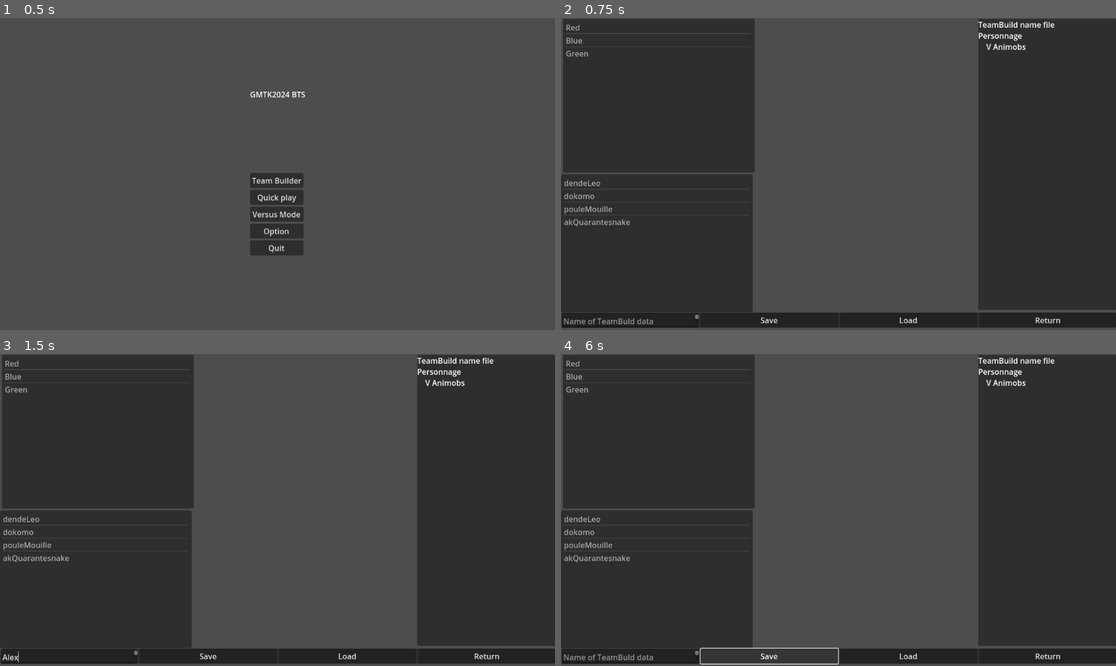
Above: before the commit, frames 1-4 (two rows, left to right).
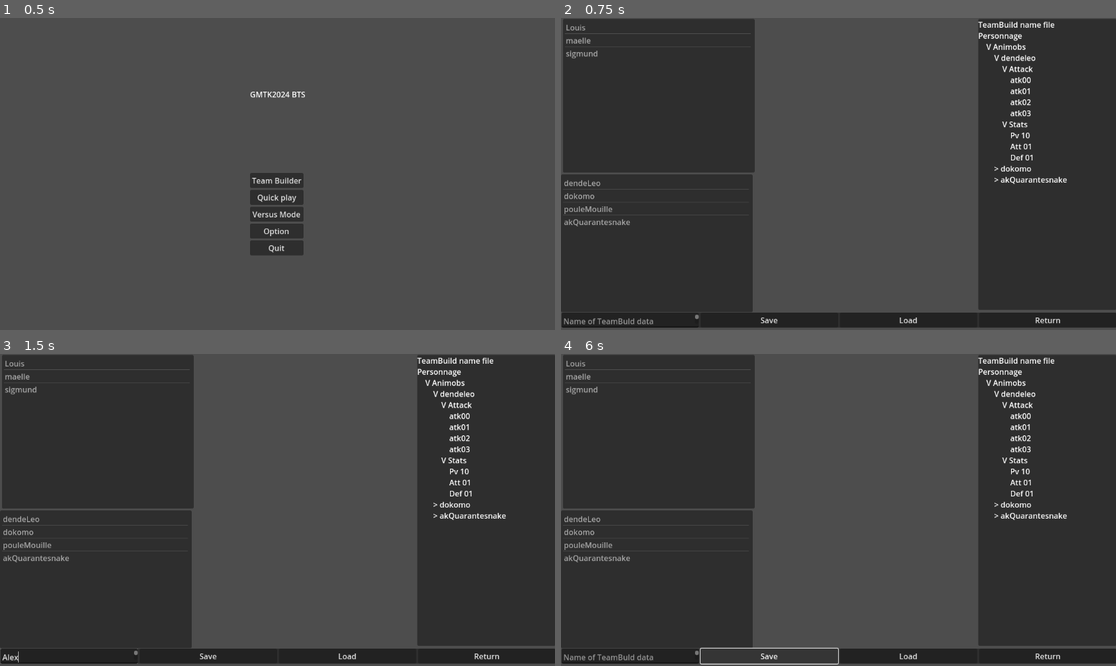
Above: after the commit, the same moments.

Repository: sassani134/GMTK2024_BTS
Game: Godot game, scene res://Scenes/start_scene.tscn
Two runs of this game, one before a commit and one after it. Both use one fixed random seed, a clock stepped at 60 frames per second and the inputs below.
Inputs (mouse positions are in pixels of both pictures, inside the frame that each line leads up to):
- Up to frame 1 (0.5 s): no input
- Up to frame 2 (0.75 s): click "Team Builder" at 0.5 s
- Up to frame 3 (1.5 s): click (66, 656) at 1.27 s; type "Alex" at 1.35 s
- Up to frame 4 (6 s): click "Return" at 2 s; click "Quick play" at 2.75 s; click "Quick play" at 3.5 s; click "Versus Mode" at 4.25 s; click "Team Builder" at 5 s; click "Save" at 5.75 s

Frame 1 is identical in both runs. In frame 2, 0.8% of the frame differs, in the area x 0-92%, y 2-54%; in frame 3, 0.8%; in frame 4, 0.8%.
Error in both runs: Attempt to call function 'list_dir_begin' in base 'null instance' on a null instance. (res://Scripts/item_list_character.gd:7)

Commit message:
Prototyping the save system

Diff:
--- a/Scenes/team_build_scene.tscn
+++ b/Scenes/team_build_scene.tscn
@@ -21,9 +21,9 @@
 offset_right = 402.0
 offset_bottom = 321.0
 item_count = 3
-item_0/text = "Red"
-item_1/text = "Blue"
-item_2/text = "Green"
+item_0/text = "Louis"
+item_1/text = "maelle"
+item_2/text = "sigmund"
 script = ExtResource("1_q1l3r")
 
 [node name="Panel" type="Panel" parent="ItemListCharacter"]
@@ -75,8 +75,18 @@
 text = "TeamBuild name file
 Personnage
 	V Animobs
-
-		"
+		V dendeleo
+			V Attack
+				atk00
+				atk01
+				atk02
+				atk03
+			V Stats
+				Pv 10
+				Att 01
+				Def 01
+		> dokomo
+		> akQuarantesnake"
 
 [node name="PanelContainerSaveBottom" parent="." instance=ExtResource("3_it8js")]
 layout_mode = 1
